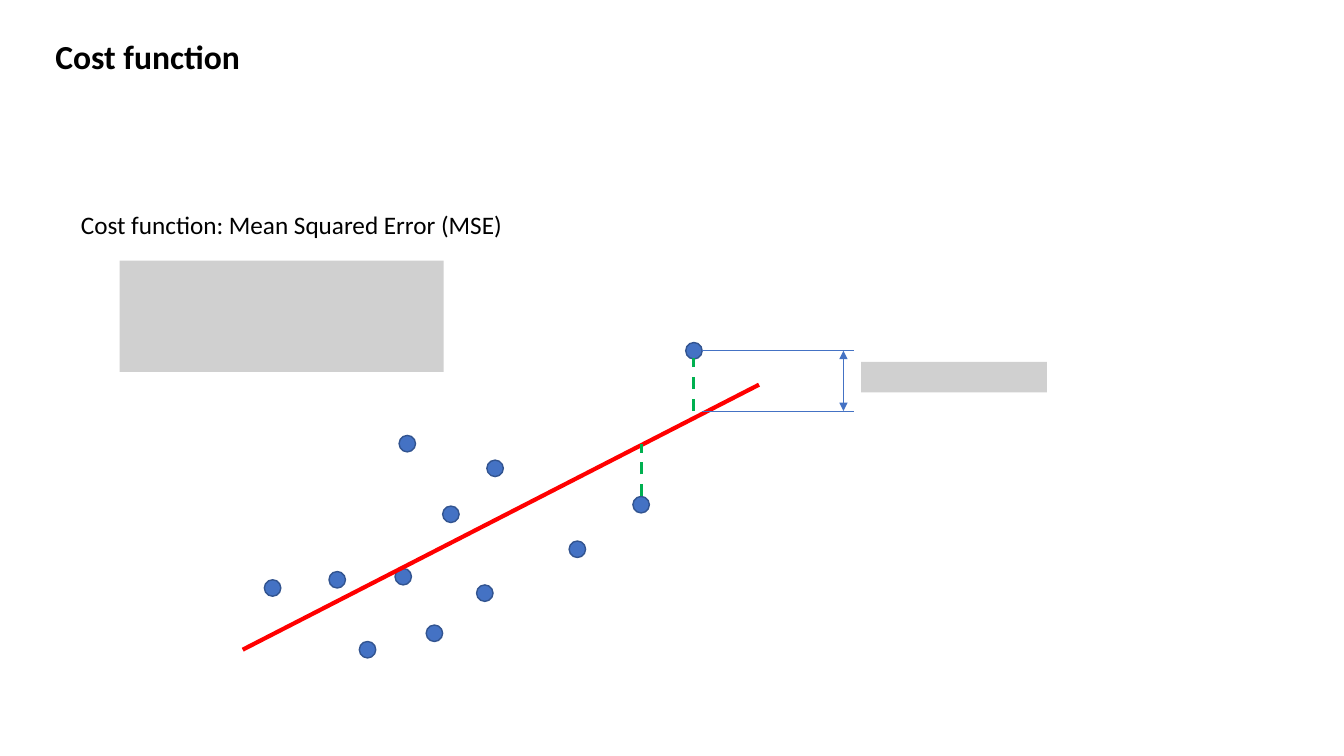
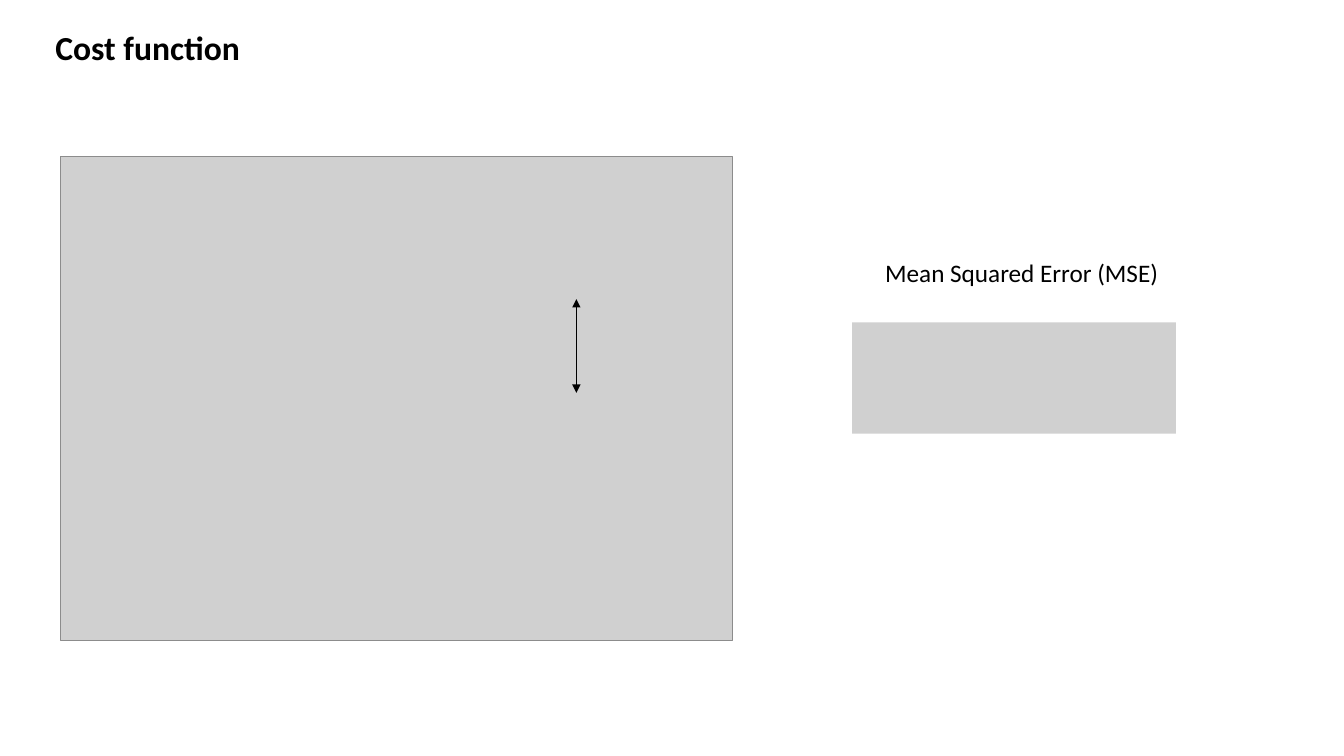
Before and after one commit to MarcoCalbucci/DataAnalytics, a slide deck: slide 9 of PredictiveModeling/Regression/LinearRegression.pptx. Drawn at 1344x756 pixels with LibreOffice and Linux fonts; fonts in the diff are those of the drawing; grey boxes stand for pictures. Boxes give left, top, right and bottom in pixels: in the first picture for what was removed or moved away, otherwise in the second. Text is boxed around its words. In the diff, an @@ line names an element or a change of style, - is before the commit and + after.

```diff
--- a/PredictiveModeling/Regression/LinearRegression.pptx
+++ b/PredictiveModeling/Regression/LinearRegression.pptx
@@ title "Cost function": place and size @@
-title "Cost function" at (55,45,239,70)
+title "Cost function" at (55,36,239,61)
@@ picture added at (60,156,732,640) @@
@@ picture removed at (120,261,444,372) @@
@@ text at (885,263,1158,286): text changed @@
-Cost function: Mean Squared Error (MSE)
+Mean Squared Error (MSE)
@@ double arrow added from (577, 299) to (577, 393), #000000 0.5 pt @@
@@ picture added at (579,328,671,365) @@
@@ picture added at (852,323,1176,434) @@
@@ ellipse removed at (686,343,702,359) @@
@@ line removed from (694, 411) to (694, 358) @@
@@ line removed from (703, 351) to (854, 351) @@
@@ double arrow removed from (844, 351) to (844, 411) @@
@@ line removed from (243, 650) to (759, 385) @@
@@ picture removed at (861,362,1047,392) @@
@@ line removed from (703, 411) to (854, 411) @@
@@ ellipse removed at (399,436,415,452) @@
@@ line removed from (641, 497) to (641, 444) @@
@@ ellipse removed at (487,460,503,476) @@
@@ ellipse removed at (443,506,459,522) @@
@@ ellipse removed at (633,497,649,513) @@
@@ ellipse removed at (395,569,411,585) @@
@@ ellipse removed at (570,541,586,558) @@
@@ ellipse removed at (264,580,280,596) @@
@@ ellipse removed at (329,572,345,588) @@
@@ ellipse removed at (477,585,493,601) @@
@@ ellipse removed at (426,625,443,641) @@
@@ ellipse removed at (359,641,375,657) @@
```
Also in this commit, not shown: 1 slide added, 2 slides removed.
